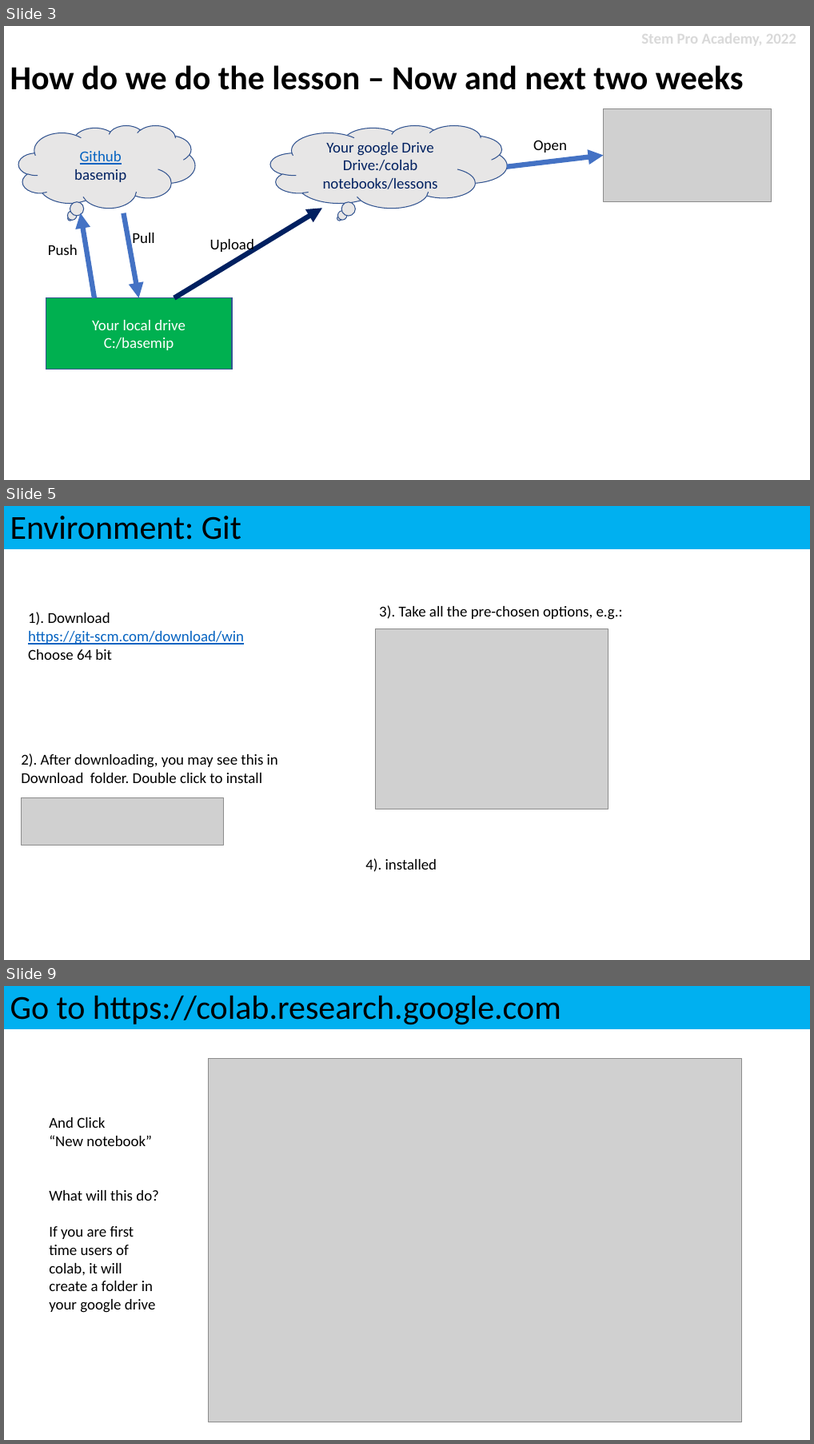
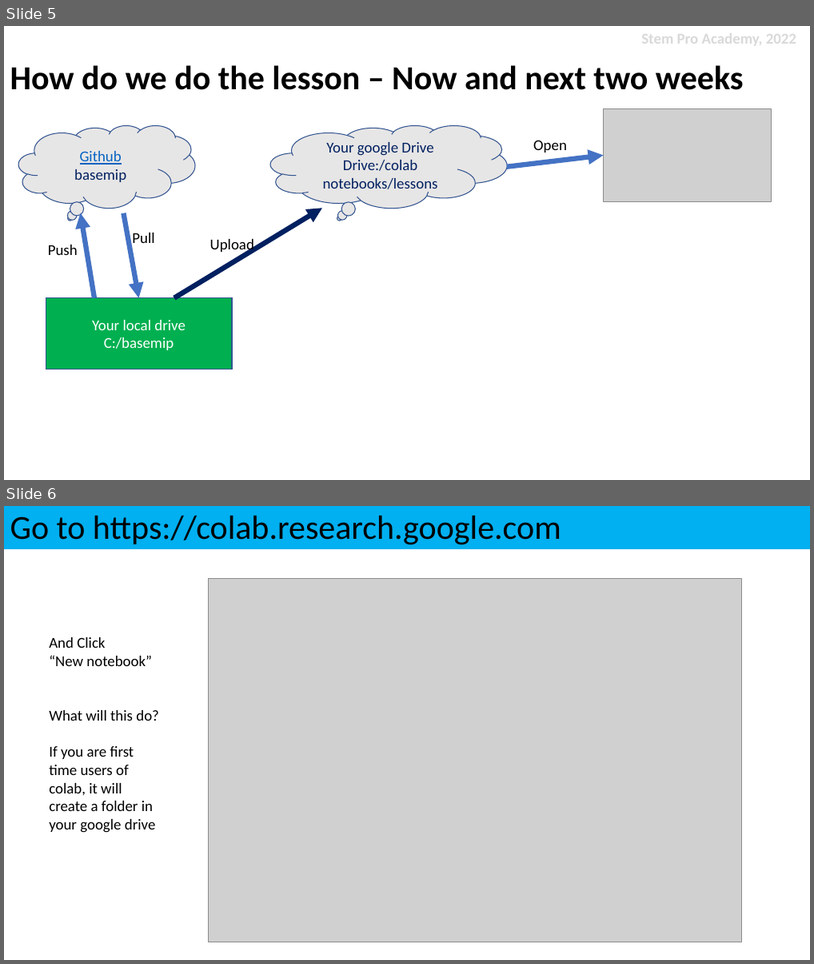
Before and after one commit to stemproaca/basemip, a slide deck: Lesssons/Lesson02.pptx. Shown one above the other, each under a label of ours: slides 3, 5 and 9 before the commit, slides 5 and 6 after it; the slides between them are not shown. The pictures are 814x1444 and 814x964 pixels, drawn with LibreOffice and Linux fonts; fonts in the diff are those of the drawing; grey boxes stand for pictures. Boxes give left, top, right and bottom in pixels: in the first picture for what was removed or moved away, otherwise in the second. Text is boxed around its words. In the diff, an @@ line names an element or a change of style, - is before the commit and + after.

```diff
--- a/Lesssons/Lesson02.pptx
+++ b/Lesssons/Lesson02.pptx
@@ slide 5 removed at (4,506,810,960), background #FFFFFF @@
@@ rectangle removed at (4,506,810,549) @@
-Environment: Git
@@ text removed at (28,612,244,660) @@
-1). Download
-https://git-scm.com/download/win
-Choose 64 bit
@@ text removed at (379,605,623,620) @@
-3). Take all the pre-chosen options, e.g.:
@@ picture removed at (376,629,608,809) @@
@@ text removed at (21,753,278,783) @@
-2). After downloading, you may see this in
-Download folder. Double click to install
@@ picture removed at (21,797,223,844) @@
@@ text removed at (366,858,438,872) @@
-4). installed
@@ what was slide 3 is now slide 5 @@
@@ what was slide 9 is now slide 6 @@
```
Also in this commit, not shown: 2 slides changed, 3 slides added, 4 other slides removed, 25 other files.
